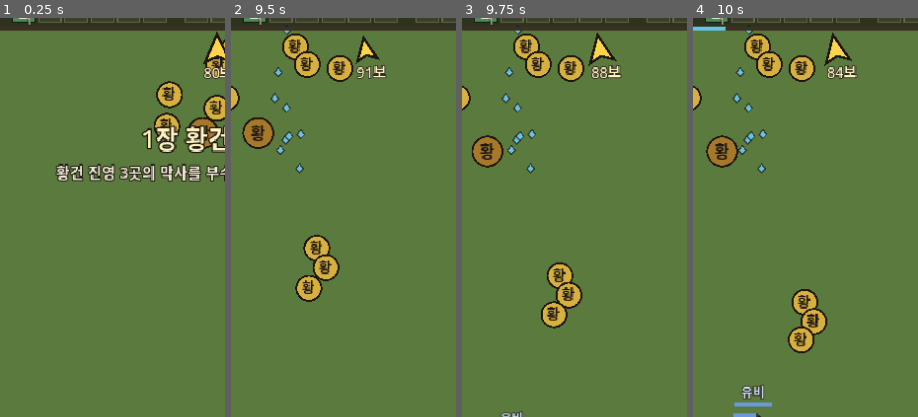
Above: before the commit, frames 1-4 (left to right).
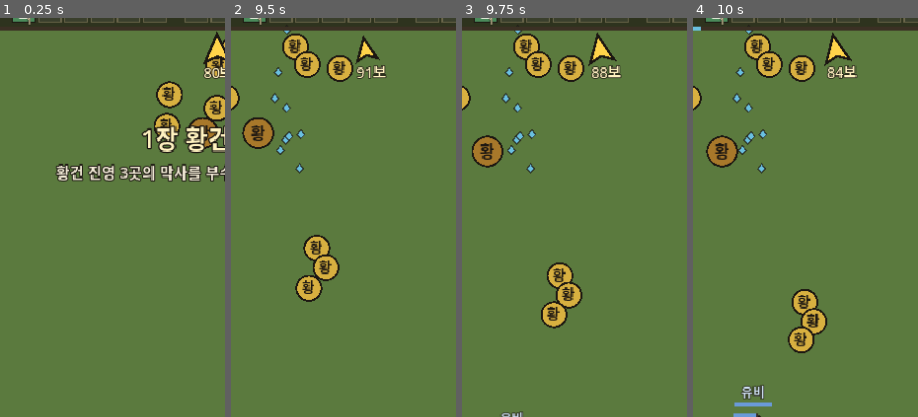
Above: after the commit, the same moments.

Repository: Dong-yeon/ThreeKindomFall
Game: Godot game, scene res://scenes/battle.tscn
Same seed, same stepped clock (60 frames per second), same inputs: the game is played once before the commit and once after it.
Inputs (mouse positions are % of the whole screen's width and height, from its top left):
- Up to frame 1 (0.25 s): no input
- Up to frame 2 (9.5 s): tap Enter at 0.5 s; move the mouse to (72, 45) at 0.52 s; hold Right 0.53-1.25 s; tap K every 1.5 s from 0.6 to 8.1 s; click (72, 45) at 0.67 s; tap Space at 0.77, 3.77, 6.77 s; drag from (30, 55) to (45, 70) at 1.27 s; move the mouse to (60, 28) at 2.02 s; hold Right 2.03-2.75 s; drag from (45, 70) to (20, 35) at 2.77 s; move the mouse to (80, 65) at 3.52 s; hold Left 3.53-4.25 s; drag from (20, 35) to (35, 25) at 4.27 s; move the mouse to (55, 50) at 5.02 s; hold Down 5.03-5.75 s; click (55, 50) at 5.17 s; drag from (35, 25) to (30, 55) at 5.77 s; move the mouse to (72, 45) at 6.52 s; hold Up 6.53-7.25 s; drag from (30, 55) to (45, 70) at 7.27 s; move the mouse to (60, 28) at 8.02 s; hold Down 8.03-8.75 s; drag from (45, 70) to (20, 35) at 8.77 s
- Up to frame 3 (9.75 s): move the mouse to (80, 65) at 9.52 s; hold Up from 9.53 s (still down); tap K at 9.6 s; click (80, 65) at 9.67 s
- Up to frame 4 (10 s): keep holding Up; tap Space at 9.77 s
The pictures show only the part of the screen within x 0-50%, y 11-61%; the shares and areas given below are measured in that part.

Frames 1-3 are identical in both runs. In frame 4, 0.1% of the frame differs, in the area x 3-15%, y 2-4%.

Commit message:
feat(godot): 들판 증원이 떨어뜨리는 경험 = 1/4 (D-187)
- 증원으로 나온 적만 구슬 값 × 0.25(적마다 xp_mul), 웨이브 · 막사 병력 · 길목 부대는 그대로
- 봇 seed 1~10: 공적 Lv(2분) 15.2 → 11.3 · 끝 17.6 → 13.2, 최저 체력 77 → 62, 쓰러짐 0 → 1

Co-Authored-By: Claude Opus 5.5 <noreply@anthropic.com>

Diff:
--- a/godot/scripts/battle.gd
+++ b/godot/scripts/battle.gd
@@ -78,9 +78,10 @@
 var boss: Enemy = null
 var party_t := 60.0
 var rein_t := 4.0
-## 들판 증원(D-186): 몇 초마다 · 장수를 쫓는 무리 상한 · 지금까지 낸 수(종류 섞기)
+## 들판 증원(D-186): 몇 초마다 · 장수를 쫓는 무리 상한 · 떨어뜨리는 경험 배율(D-187 — 많이 오되 레벨은 천천히) · 지금까지 낸 수(종류 섞기)
 const REIN_GAP := 1.5
 const REIN_CAP := 60
+const REIN_XP := 0.25
 var rein_i := 0
 ## 포위 웨이브(D-182): 다음까지 남은 시간 · 몇 번째
 var wave_t := 35.0
@@ -445,7 +446,7 @@
 			elif rein_i % 30 == 0:
 				k = "ytdash"
 			var at := Vector2(clampf(o.x + randf_range(-30, 30), 30, W - 30), clampf(o.y + randf_range(-30, 30), 30, H - 30))
-			spawn(k, at, m)
+			spawn(k, at, m).xp_mul = REIN_XP
 
 
 ## 포위 웨이브(D-182): 30~40초마다 장수 둘레 300px 원 위 사방에서 조여 옴(웹판 '에워싸는 무리'와 같은 수 · 체력 60%).
@@ -792,7 +793,7 @@
 ## 적이 쓰러지면: 진영 병력 · 진영장(점령) · 정원지(본진 문) · 장각(평정)
 func _on_kill(e: Enemy) -> void:
 	if not e.boss:
-		drop_orb(e.position, TacticsData.xp_of(e.k, e.elite))
+		drop_orb(e.position, TacticsData.xp_of(e.k, e.elite) * e.xp_mul)
 	if e.boss:
 		for o in enemies:
 			if not o.dead and o != e:
--- a/godot/scripts/enemy.gd
+++ b/godot/scripts/enemy.gd
@@ -15,6 +15,8 @@
 var boss := false
 var ename := ""
 var camp_id := ""
+## 떨어뜨리는 경험 배율(들판 증원은 Battle.REIN_XP, D-187)
+var xp_mul := 1.0
 ## 막사(D-180): 움직이지 않는 적. barracks_id = "진영id:번호"
 var building := false
 var barracks_id := ""
Not shown, changed: docs/current-design.md
Not shown, changed: docs/decision-log.md
